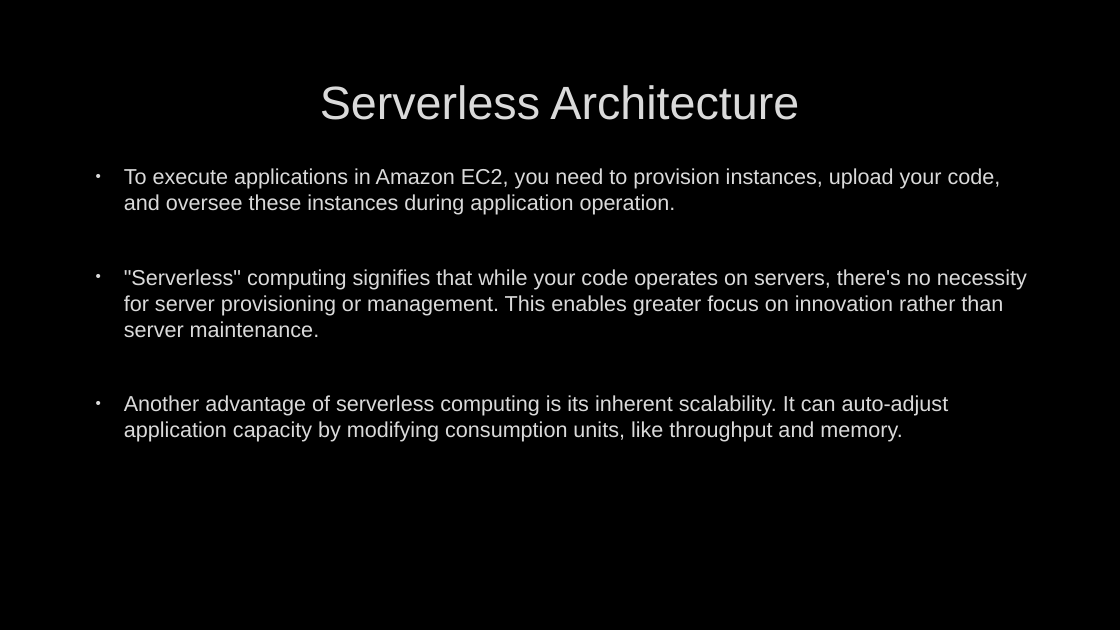
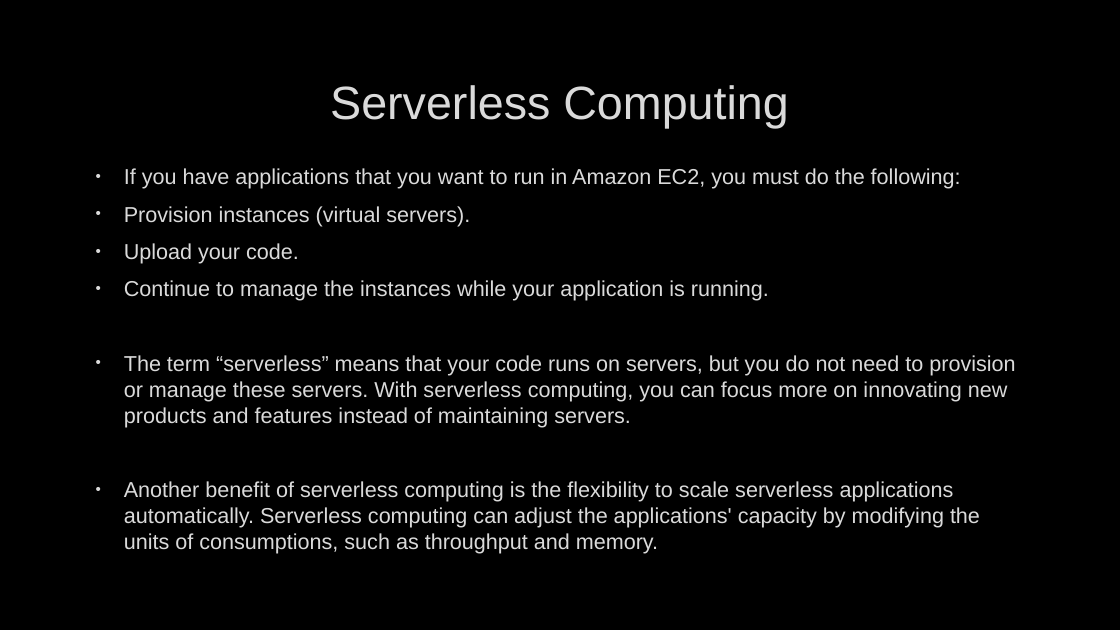
Before and after one commit to deveshbatra/genai_group1, a slide deck: slide 7 of GPTA4_tech.pptx. Drawn at 1120x630 pixels with LibreOffice and Linux fonts; fonts in the diff are those of the drawing; background and template pictures are left out. Boxes give left, top, right and bottom in pixels: in the first picture for what was removed or moved away, otherwise in the second. Text is boxed around its words. In the diff, an @@ line names an element or a change of style, - is before the commit and + after.

```diff
--- a/GPTA4_tech.pptx
+++ b/GPTA4_tech.pptx
@@ title at [330,85,788,128]: text changed @@
-Serverless Architecture
+Serverless Computing
@@ text at [124,168,1015,528]: text changed @@
-• To execute applications in Amazon EC2, you need to provision instances, upload your code, and oversee these instances during application operation.
-• "Serverless" computing signifies that while your code operates on servers, there's no necessity for server provisioning or management. This enables greater focus on innovation rather than server maintenance.
-• Another advantage of serverless computing is its inherent scalability. It can auto-adjust application capacity by modifying consumption units, like throughput and memory.
+• If you have applications that you want to run in Amazon EC2, you must do the following:
+• Provision instances (virtual servers).
+• Upload your code.
+• Continue to manage the instances while your application is running.
+• The term “serverless” means that your code runs on servers, but you do not need to provision or manage these servers. With serverless computing, you can focus more on innovating new products and features instead of maintaining servers.
+• Another benefit of serverless computing is the flexibility to scale serverless applications automatically. Serverless computing can adjust the applications' capacity by modifying the units of consumptions, such as throughput and memory.
```
Also in this commit, not shown: 13 other slides changed, 2 other files.
